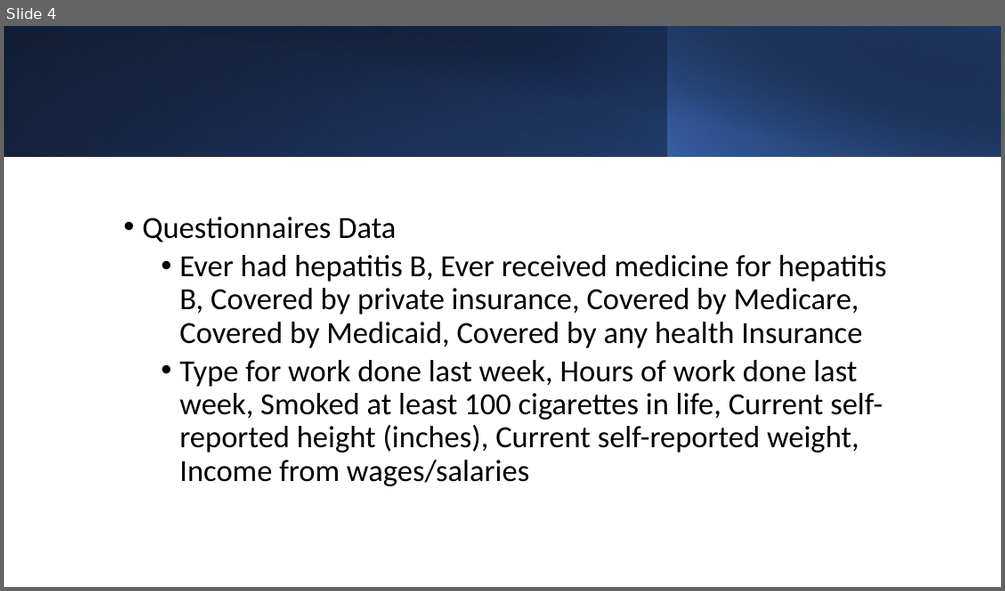
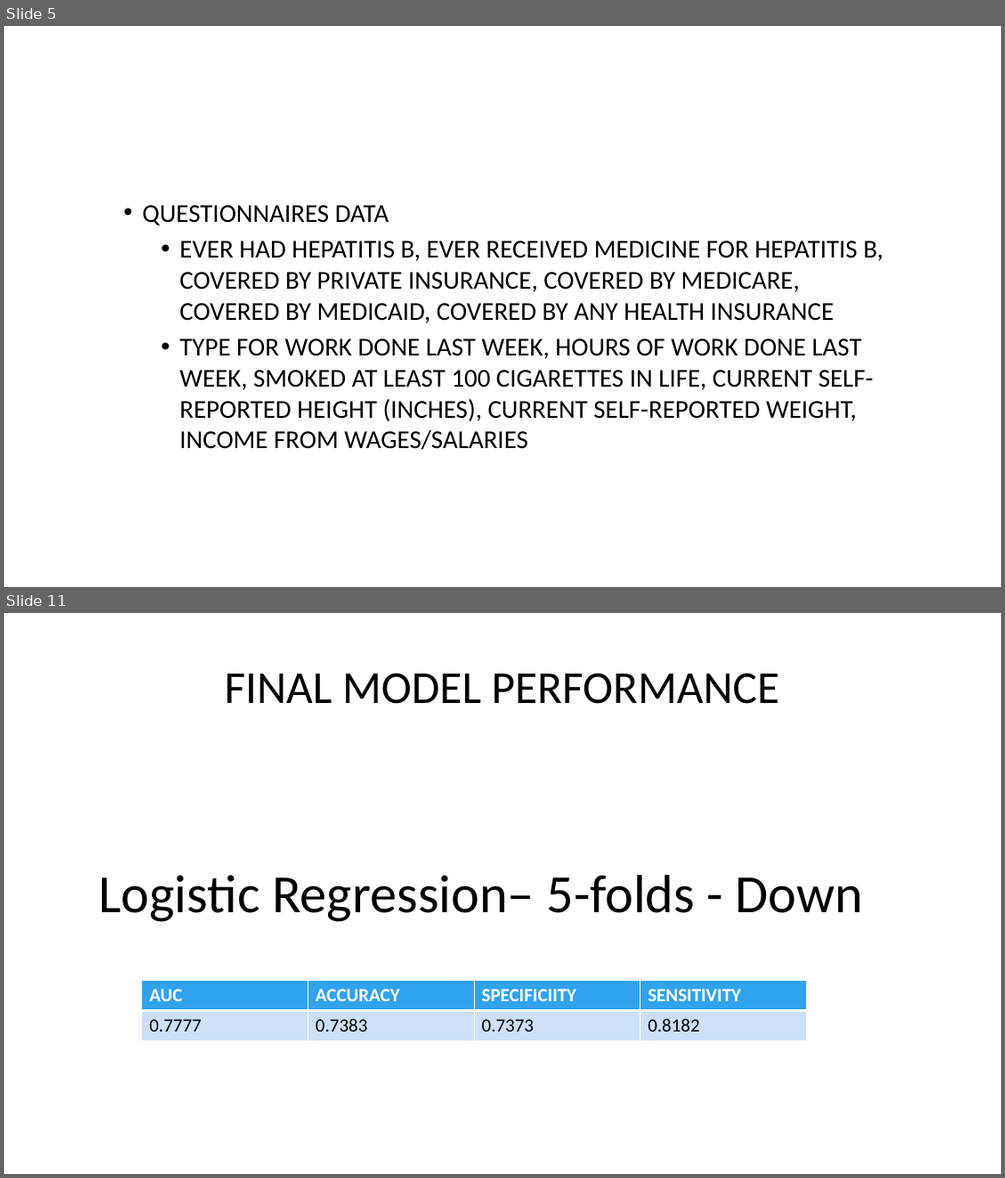
Before and after one commit to johnnie19/NHANES-HBV-Prediction-Analysis, a slide deck: Predictive Model for Chronic Hepatitis B Infection DataDivers.pptx. Shown one above the other, each under a label of ours: slide 4 before the commit, slides 5 and 11 after it; the slides between them are not shown. The pictures are 1005x591 and 1005x1178 pixels, drawn with LibreOffice and Linux fonts; fonts in the diff are those of the drawing; background and template pictures are left out. Boxes give left, top, right and bottom in pixels: in the first picture for what was removed or moved away, otherwise in the second. Text is boxed around its words. In the diff, an @@ line names an element or a change of style, - is before the commit and + after.

```diff
--- a/Predictive Model for Chronic Hepatitis B Infection DataDivers.pptx
+++ b/Predictive Model for Chronic Hepatitis B Infection DataDivers.pptx
@@ slide 11 added at (4, 613, 1001, 1174), background picture (left out) @@
@@ title added at (225, 673, 779, 704), 44 pt, text #000000 @@
+FINAL MODEL PERFORMANCE
@@ text added at (98, 875, 863, 922), 51.7 pt, text #000000 @@
+Logistic Regression– 5-folds - Down
@@ table added at (142, 981, 806, 1041), 2 rows, 4 columns @@
+AUC | ACCURACY | SPECIFICIITY | SENSITIVITY
+0.7777 | 0.7383 | 0.7373 | 0.8182
@@ what was slide 4 is now slide 5 @@
@@ slide 5 changed as well @@
@@ rectangle removed at (4, 26, 1001, 156) @@
@@ rectangle removed at (4, 26, 668, 156) @@
@@ rectangle removed at (41, 26, 1001, 157) @@
@@ rectangle removed at (667, 26, 1001, 156) @@
@@ text at (142, 205, 883, 450): text changed; size 29.6 to 24.8 pt @@
-• Questionnaires Data
-  • Ever had hepatitis B, Ever received medicine for hepatitis B, Covered by private insurance, Covered by Medicare, Covered by Medicaid, Covered by any health Insurance
-  • Type for work done last week, Hours of work done last week, Smoked at least 100 cigarettes in life, Current self-reported height (inches), Current self-reported weight, Income from wages/salaries
+• QUESTIONNAIRES DATA
+  • EVER HAD HEPATITIS B, EVER RECEIVED MEDICINE FOR HEPATITIS B, COVERED BY PRIVATE INSURANCE, COVERED BY MEDICARE, COVERED BY MEDICAID, COVERED BY ANY HEALTH INSURANCE
+  • TYPE FOR WORK DONE LAST WEEK, HOURS OF WORK DONE LAST WEEK, SMOKED AT LEAST 100 CIGARETTES IN LIFE, CURRENT SELF-REPORTED HEIGHT (INCHES), CURRENT SELF-REPORTED WEIGHT, INCOME FROM WAGES/SALARIES
```
Also in this commit, not shown: 5 other slides changed, 11 other slides added, 8 slides removed.
